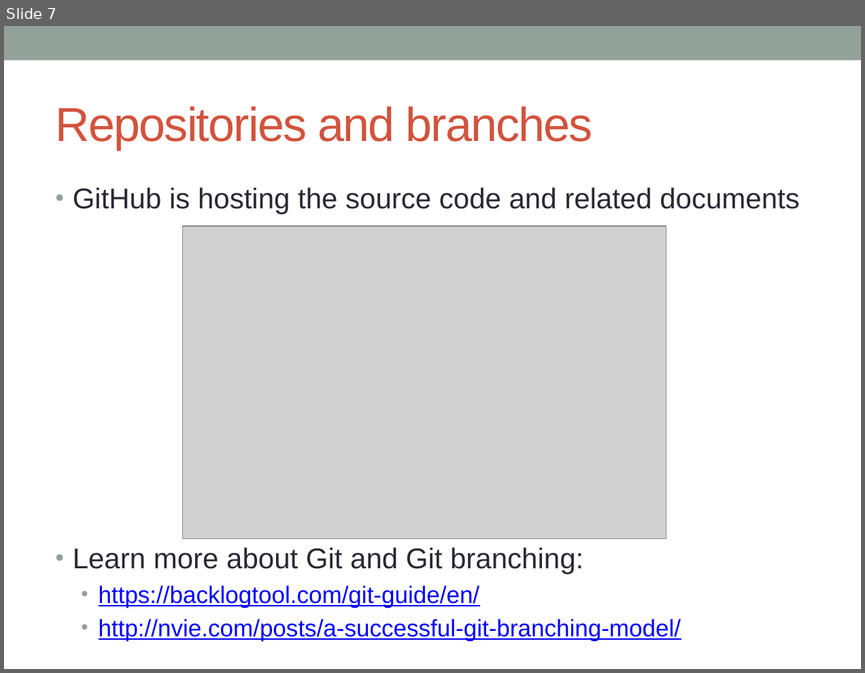
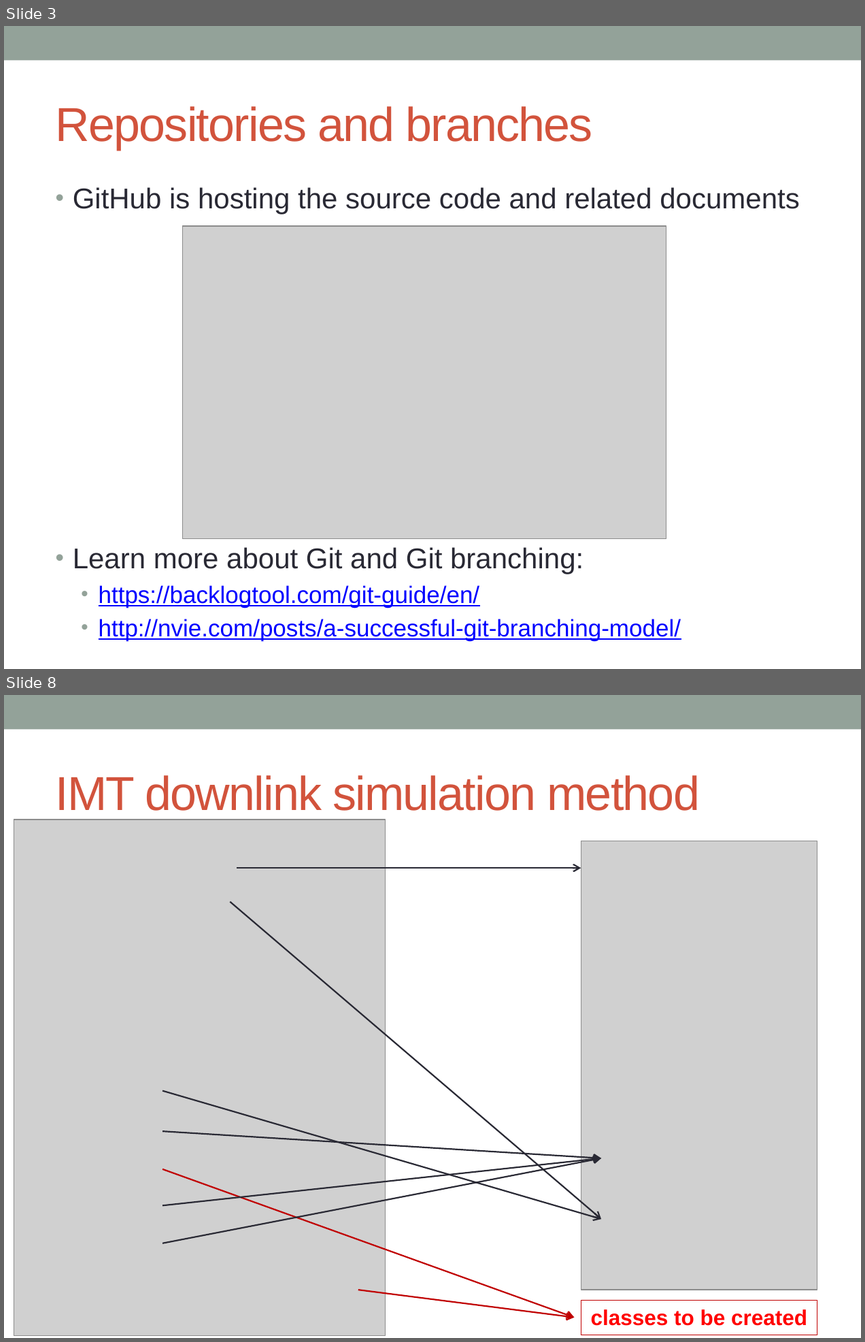
Before and after one commit to SIMULATOR-WG/SHARC, a slide deck: docs/Welcome to SHARC.pptx. Shown one above the other, each under a label of ours: slide 7 before the commit, slides 3 and 8 after it; the slides between them are not shown. The pictures are 865x673 and 865x1342 pixels, drawn with LibreOffice and Linux fonts; fonts in the diff are those of the drawing; grey boxes stand for pictures. Boxes give left, top, right and bottom in pixels: in the first picture for what was removed or moved away, otherwise in the second. Text is boxed around its words. In the diff, an @@ line names an element or a change of style, - is before the commit and + after.

Commit message:
New Propagation abstract class New class to implement the Free Space propagation model

```diff
--- a/docs/Welcome to SHARC.pptx
+++ b/docs/Welcome to SHARC.pptx
@@ slide 8 added at <box>4,695,861,1338</box>, background #FFFFFF; not listed: 1 template element that a slide beside it also shows @@
@@ title added at <box>56,775,700,811</box>, 40 pt, text #D2533C @@
+IMT downlink simulation method
@@ picture added at <box>14,819,385,1335</box> @@
@@ picture added at <box>581,841,817,1289</box> @@
@@ arrow added from (237, 868) to (581, 868), #292934 1.25 pt @@
@@ arrow added from (230, 902) to (601, 1219), #292934 1.25 pt @@
@@ arrow added from (162, 1091) to (601, 1219), #292934 1.25 pt @@
@@ arrow added from (162, 1131) to (601, 1157), #292934 1.25 pt @@
@@ arrow added from (162, 1205) to (601, 1157), #292934 1.25 pt @@
@@ arrow added from (162, 1243) to (601, 1157), #292934 1.25 pt @@
@@ arrow added from (162, 1169) to (574, 1317), #C00000 1.25 pt @@
@@ arrow added from (358, 1289) to (574, 1317), #C00000 1.25 pt @@
@@ rectangle added at <box>581,1300,817,1334</box>, outline #C00000 0.75 pt, 18 pt, text #FF0000, bold @@
+classes to be created
@@ what was slide 7 is now slide 3 @@
```
Also in this commit, not shown: 3 slides changed, 7 other slides added, 3 slides removed, 2 other files.
